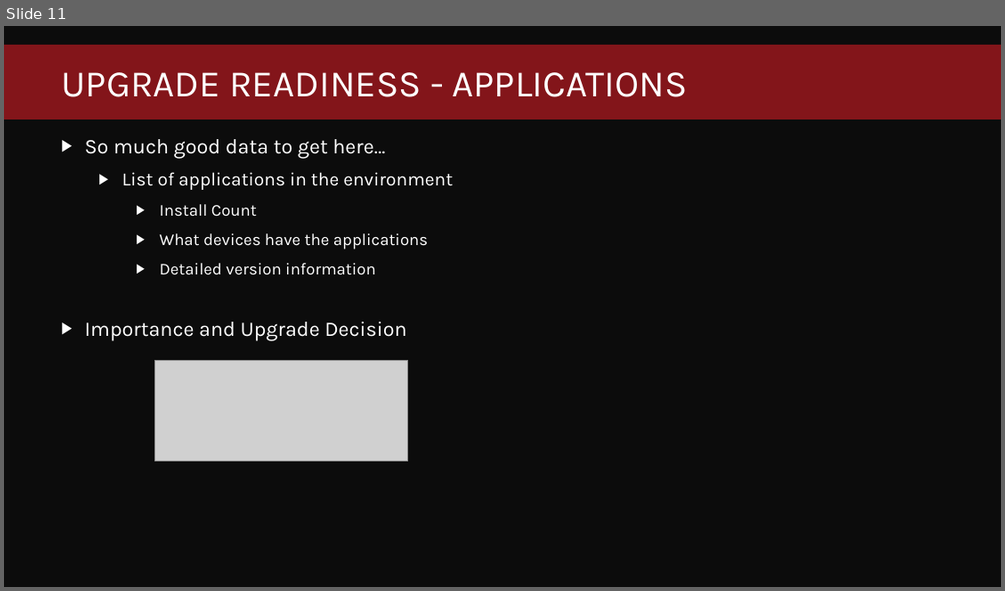
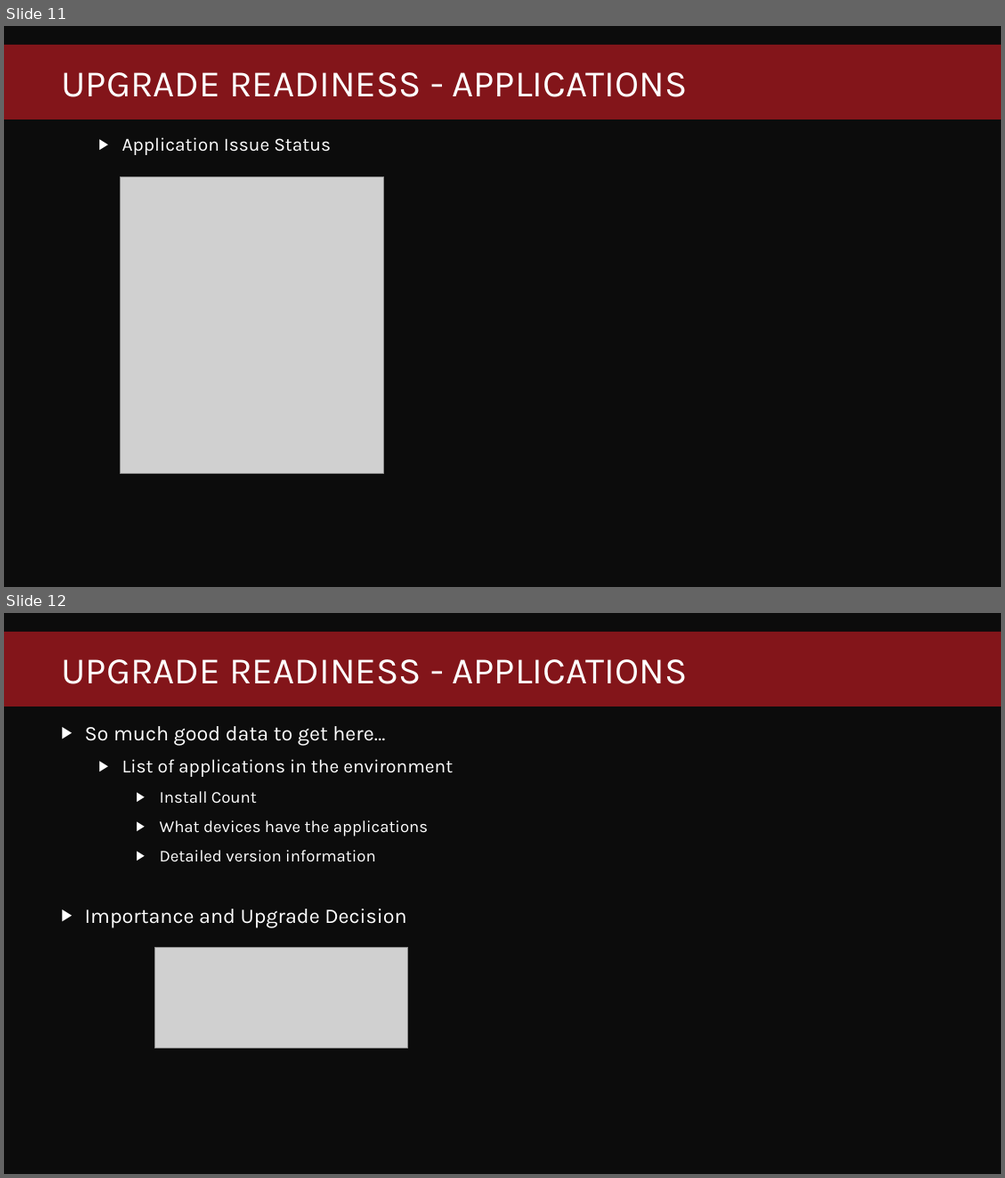
Before and after one commit to fredbainbridge/WindowsUpgradeReadiness, a slide deck: MMS 2017 - Windows Upgrade Readiness.pptx. Shown one above the other, each under a label of ours: slide 11 before the commit, slides 11 and 12 after it. The pictures are 1005x591 and 1005x1178 pixels, drawn with LibreOffice and Linux fonts; fonts in the diff are those of the drawing; grey boxes stand for pictures; background and template pictures are left out. Boxes give left, top, right and bottom in pixels: in the first picture for what was removed or moved away, otherwise in the second. Text is boxed around its words. In the diff, an @@ line names an element or a change of style, - is before the commit and + after.

```diff
--- a/MMS 2017 - Windows Upgrade Readiness.pptx
+++ b/MMS 2017 - Windows Upgrade Readiness.pptx
@@ slide 11 added at bbox=[4, 26, 1001, 587], background #0C0C0C; not listed: 1 template element that a slide beside it also shows @@
@@ title added at bbox=[61, 72, 688, 97], 36 pt, text #FFFFFF @@
+UPGRADE READINESS - APPLICATIONS
@@ text added at bbox=[122, 137, 331, 155], 18 pt, text #FFFFFF @@
+  ▶ Application Issue Status
@@ picture added at bbox=[120, 177, 384, 473] @@
@@ what was slide 11 is now slide 12 @@
```
Also in this commit, not shown: 1 slide changed.
